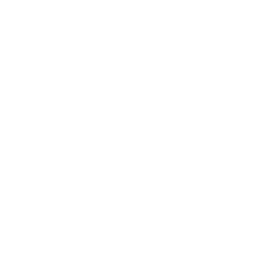
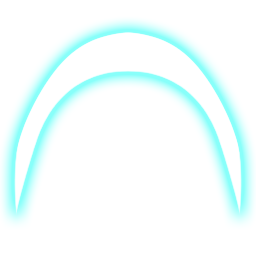
Before/after of a 256 x 256 layered artwork. What changed in the layer stack:
pixels changed over [0, 17, 256, 229] (layer not identified)
